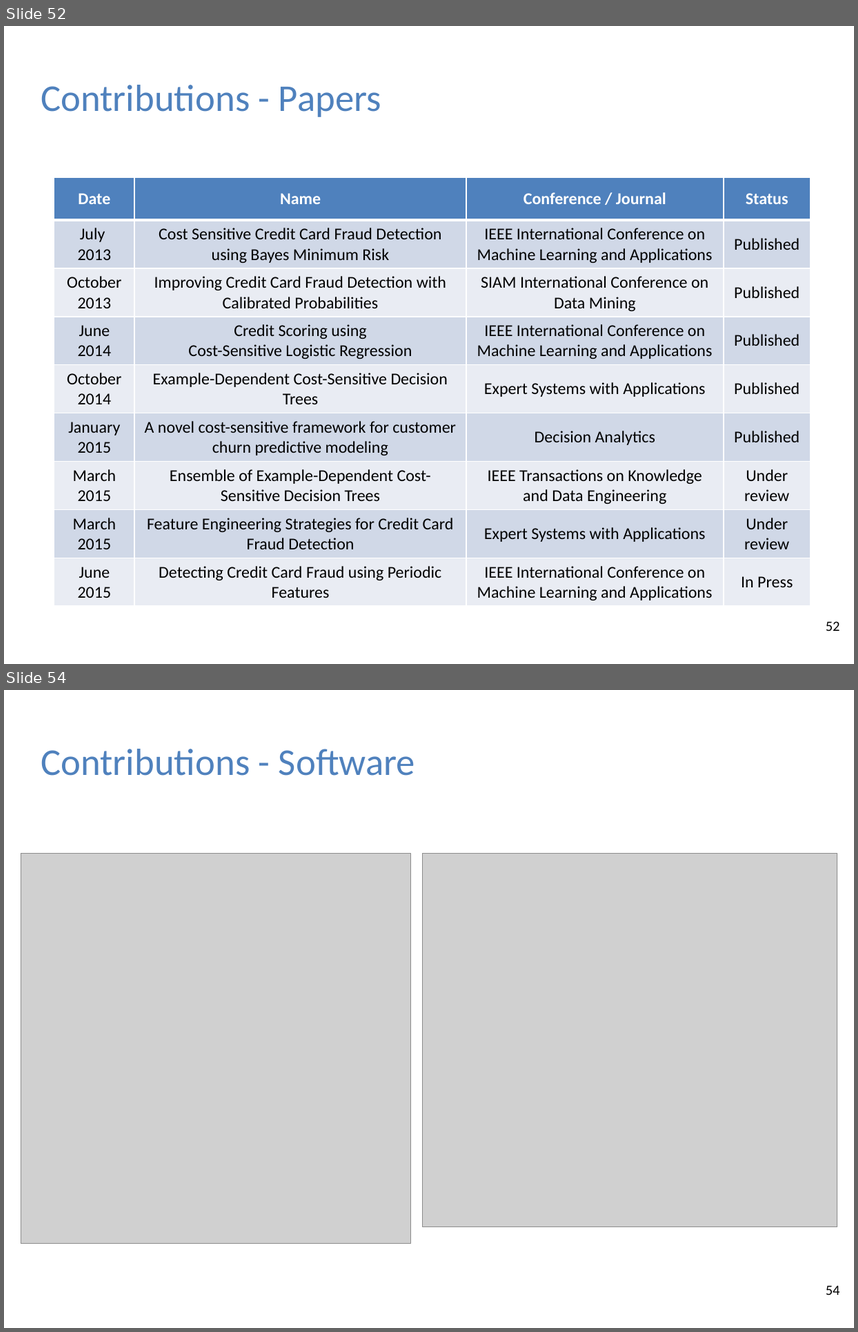
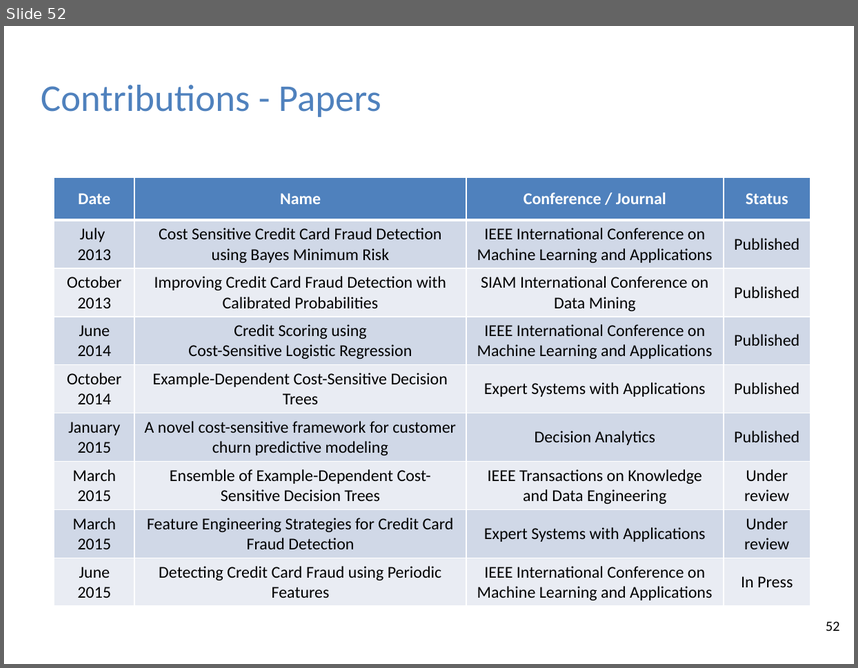
Before and after one commit to albahnsen/phd-thesis, a slide deck: slides/Thesis_ExampleDependentCostSensitiveClassification_slides.pptx. Shown one above the other, each under a label of ours: slides 52 and 54 before the commit, slide 52 after it; the slides between them are not shown. The pictures are 858x1332 and 858x668 pixels, drawn with LibreOffice and Linux fonts; fonts in the diff are those of the drawing; grey boxes stand for pictures; background and template pictures are left out. Boxes give left, top, right and bottom in pixels: in the first picture for what was removed or moved away, otherwise in the second. Text is boxed around its words. In the diff, an @@ line names an element or a change of style, - is before the commit and + after.

```diff
--- a/slides/Thesis_ExampleDependentCostSensitiveClassification_slides.pptx
+++ b/slides/Thesis_ExampleDependentCostSensitiveClassification_slides.pptx
@@ slide 54 removed at [4,690,854,1328], background #FFFFFF @@
@@ text removed at [41,749,415,776] @@
-Contributions - Software
@@ picture removed at [21,854,411,1243] @@
@@ picture removed at [422,854,837,1226] @@
@@ page number removed at [826,1285,840,1294] @@
-54
```
Also in this commit, not shown: 4 slides changed, 3 other slides removed.
